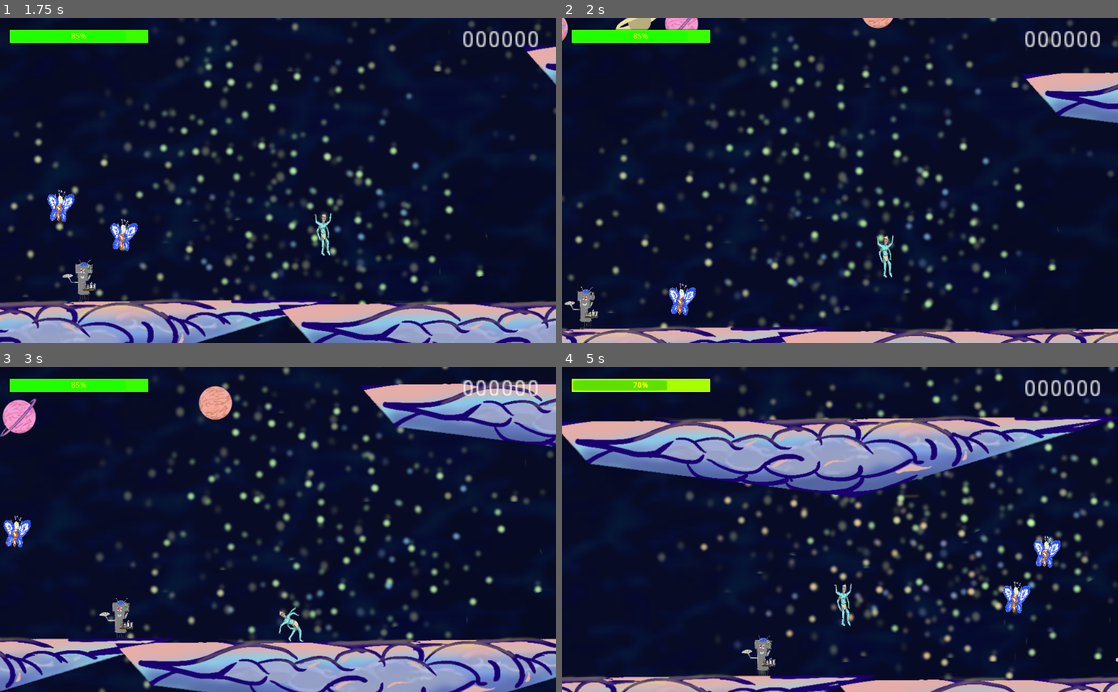
Above: before the commit, frames 1-4 (two rows, left to right).
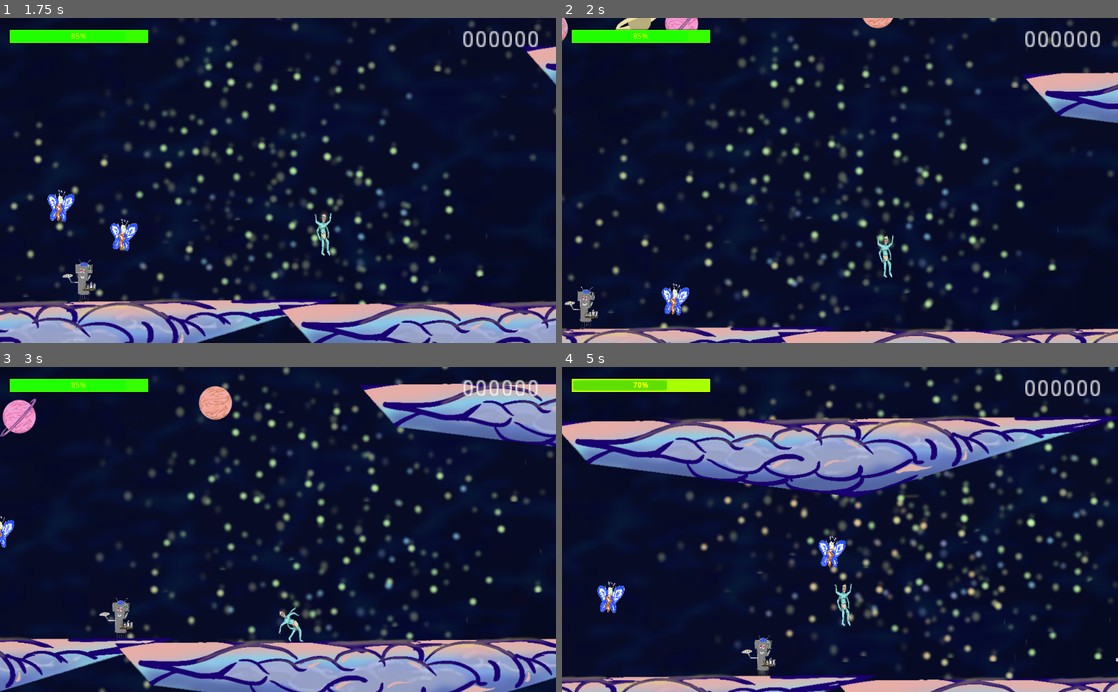
Above: after the commit, the same moments.

Repository: joeguy0/game1
Game: Godot game, scene res://scene/testlevel.tscn
Same seed, same stepped clock (60 frames per second), same inputs: the game is played once before the commit and once after it.
Inputs:
- Up to frame 1 (1.75 s): tap Enter (continue) at 0.5, 0.8, 1.35 s; hold Right (leftstick_right) from 0.53 s (still down); tap C (a) at 0.6, 1.55 s; tap Up (leftstick_up) at 0.77, 1.52 s
- Up to frame 2 (2 s): keep holding Right (leftstick_right)
- Up to frame 3 (3 s): release Right (leftstick_right) at 2.03 s; hold Down (Leftstick_down) 2.03-2.78 s; tap C (a) at 2.1 s; tap Enter (continue) at 2.3 s; hold Right (leftstick_right) from 2.78 s (still down); tap X (air_dash) at 2.85 s
- Up to frame 4 (5 s): tap Up (leftstick_up) at 3.02, 3.77, 4.52 s; tap C (a) at 3.05, 4.55 s; hold Z (atk1) 3.53-4.28 s; tap Enter (continue) at 3.8, 4.35 s; release Right (leftstick_right) at 4.28 s; hold Down (Leftstick_down) from 4.28 s (still down)

Frame 1 is identical in both runs. In frame 2, 0.4% of the frame differs, in the area x 17-25%, y 81-92%; in frame 3, 0.4%; in frame 4, 1.2%, in the area x 6-90%, y 51-76%.

Commit message:
respawn score

Diff:
--- a/player.gd
+++ b/player.gd
@@ -21,8 +21,10 @@
 var sprite
 var dashHitboxInstance
 var bulletInstance
+
 onready var healthBar = $camera.get_node("HUD").get_node("healthBar")
 onready var deadText = $camera.get_node("HUD").get_node("deadText")
+onready var level = get_parent()
 
 var doublejump = 2
 var velocity = Vector2.ZERO
@@ -36,6 +38,9 @@
 var health
 
 # signal hit
+# signla die
+signal respawn
+
 
 func _ready():
 	deadText.visible = false
@@ -58,6 +63,8 @@
 	hitTimer = get_node("hit_timer")
 	hitTimer.connect("timeout",self,"on_hittimer_timeout")
 	hitTimer.set_wait_time(.2)
+	# self.connect("die",level,"on_die")
+	self.connect("respawn",level,"on_respawn")
 
 	health = 100
 
@@ -189,9 +196,11 @@
 
 	# die
 	if (health <= 0):
+		# emit_signal("die")
 		deadText.visible = true
 		self.visible = false
 		if (Input.is_action_just_pressed("continue")):
+			emit_signal("respawn")
 			health = 100
 			deadText.visible = false
 			self.visible = true
--- a/scene/flying_enemy.gd
+++ b/scene/flying_enemy.gd
@@ -21,8 +21,8 @@
 		velocity.x += xDiff * delta
 		velocity.y += yDiff * delta
 
-	velocity.x = clamp(velocity.x, -1000, 1000)
-	velocity.y= clamp(velocity.y, -1000, 1000)
+	velocity.x = clamp(velocity.x, -500, 500)
+	velocity.y= clamp(velocity.y, -500, 500)
 	velocity = move_and_slide(velocity,Vector2.UP)
 
 # Called every frame. 'delta' is the elapsed time since the previous frame.
--- a/scene/level.gd
+++ b/scene/level.gd
@@ -12,3 +12,7 @@
 func on_add_score(scoreAmmount):
 	score += scoreAmmount
 	scoreLabel.text = "%06d" % score
+
+func on_respawn():
+  score = 0
+  scoreLabel.text = "%06d" % score
